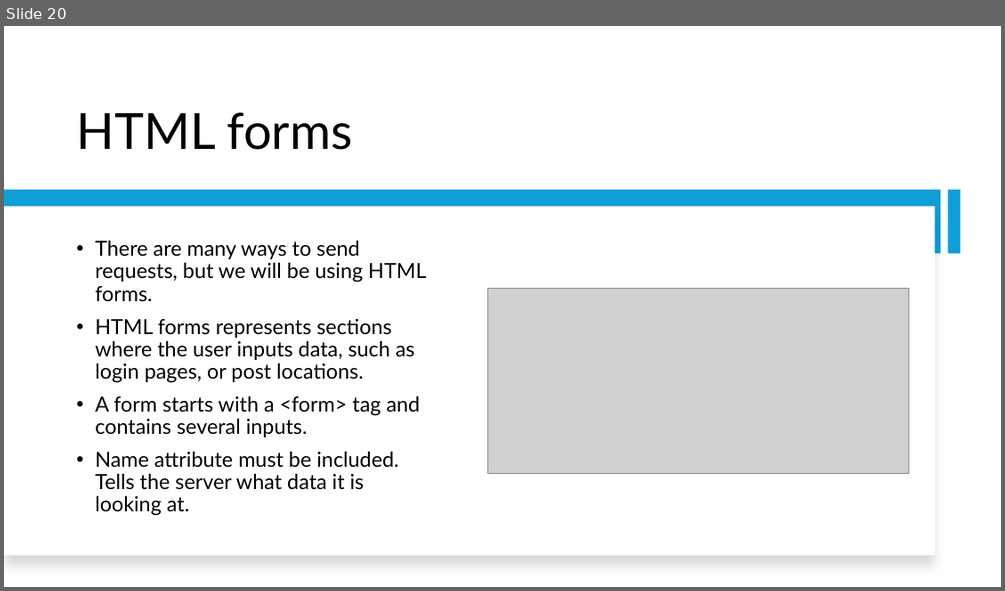
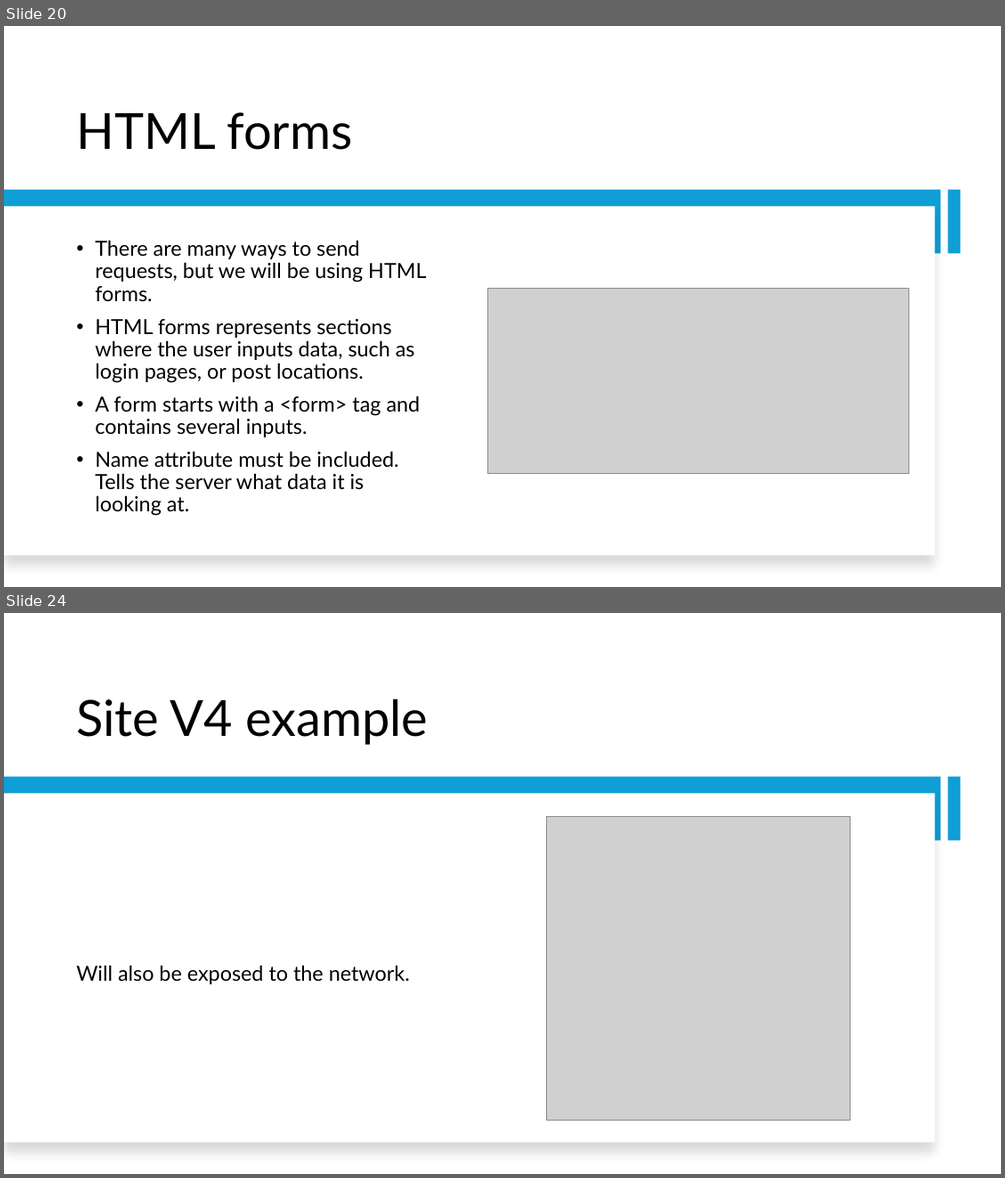
Before and after one commit to KirilBourakov/CS-Square-presentation, a slide deck: Presentation.pptx. Shown one above the other, each under a label of ours: slide 20 before the commit, slides 20 and 24 after it; the slides between them are not shown. The pictures are 1005x591 and 1005x1178 pixels, drawn with LibreOffice and Linux fonts; fonts in the diff are those of the drawing; grey boxes stand for pictures. Boxes give left, top, right and bottom in pixels: in the first picture for what was removed or moved away, otherwise in the second. Text is boxed around its words. In the diff, an @@ line names an element or a change of style, - is before the commit and + after.

```diff
--- a/Presentation.pptx
+++ b/Presentation.pptx
@@ slide 24 added at (4, 613, 1001, 1174), background #FFFFFF @@
@@ title added at (76, 698, 428, 745), 48 pt, text #000000 @@
+Site V4 example
@@ rectangle added at (4, 777, 941, 840), fill #0F9ED5 @@
@@ rectangle added at (4, 793, 935, 1143), fill #FFFFFF @@
@@ rectangle added at (947, 777, 961, 840), fill #0F9ED5 @@
@@ picture added at (546, 817, 850, 1120) @@
@@ text added at (76, 965, 410, 984), 20 pt, text #000000 @@
+Will also be exposed to the network.
```
Also in this commit, not shown: 3 other slides added, 1 other file.
